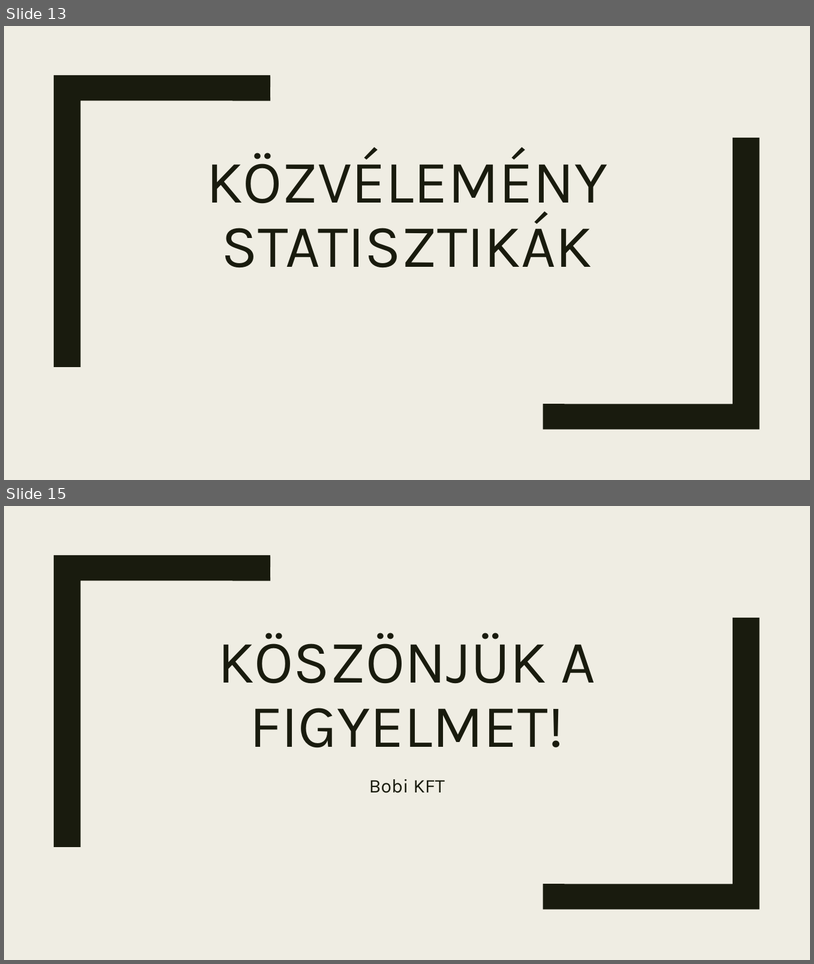
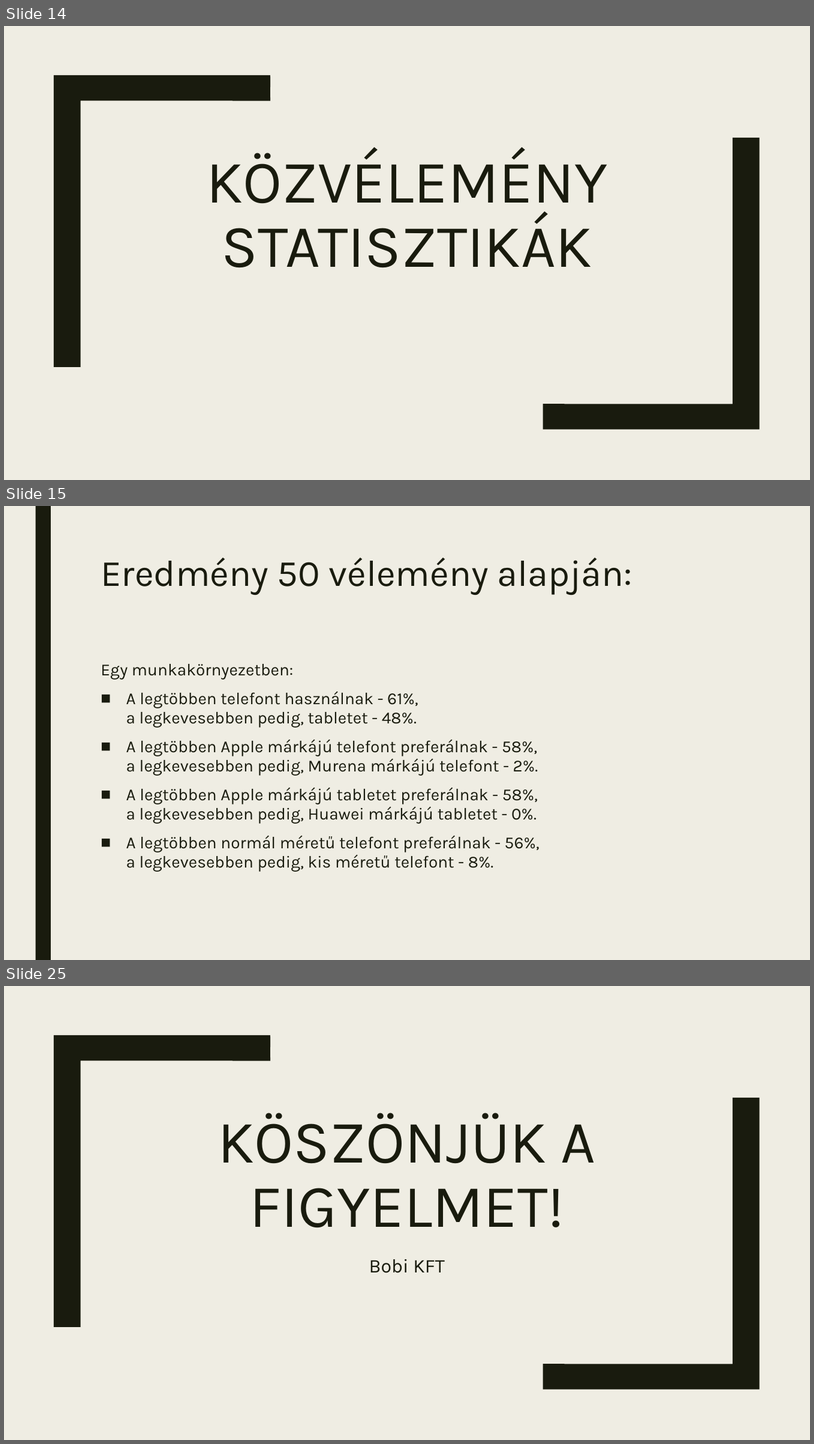
Before and after one commit to HrubosMark/Bobi-KFT, a slide deck: Bobi_Kft.pptx. Shown one above the other, each under a label of ours: slides 13 and 15 before the commit, slides 14, 15 and 25 after it; the slides between them are not shown. The pictures are 814x964 and 814x1444 pixels, drawn with LibreOffice and Linux fonts; fonts in the diff are those of the drawing. Boxes give left, top, right and bottom in pixels: in the first picture for what was removed or moved away, otherwise in the second. Text is boxed around its words. In the diff, an @@ line names an element or a change of style, - is before the commit and + after.

```diff
--- a/Bobi_Kft.pptx
+++ b/Bobi_Kft.pptx
@@ slide 15 added at box(4, 506, 810, 960), background #EFEDE3 @@
@@ rectangle added at box(35, 506, 51, 960), fill #191B0E @@
@@ title added at box(101, 558, 633, 595), 44 pt, text #191B0E @@
+Eredmény 50 vélemény alapján:
@@ text added at box(101, 664, 540, 871), 20 pt, text #191B0E @@
+Egy munkakörnyezetben:
+■ A legtöbben telefont használnak - 61%,
+  a legkevesebben pedig, tabletet - 48%.
+■ A legtöbben Apple márkájú telefont preferálnak - 58%,
+  a legkevesebben pedig, Murena márkájú telefont - 2%.
+■ A legtöbben Apple márkájú tabletet preferálnak - 58%,
+  a legkevesebben pedig, Huawei márkájú tabletet - 0%.
+■ A legtöbben normál méretű telefont preferálnak - 56%,
+  a legkevesebben pedig, kis méretű telefont - 8%.
@@ what was slide 13 is now slide 14 @@
@@ what was slide 15 is now slide 25 @@
```
Also in this commit, not shown: 9 slides changed, 10 other slides added, 1 slide removed.
